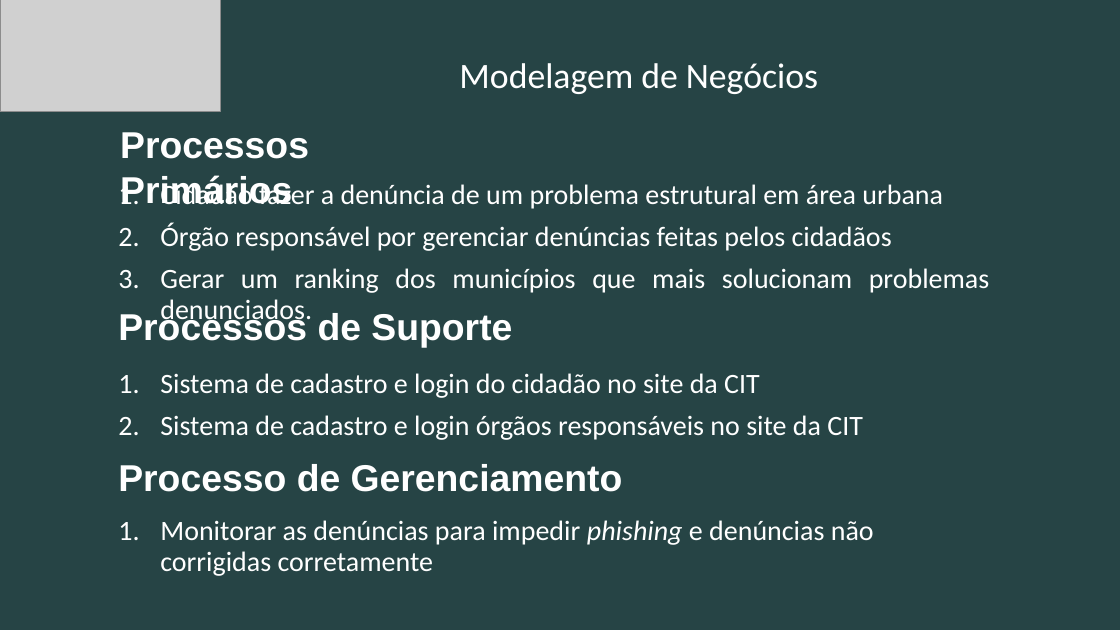
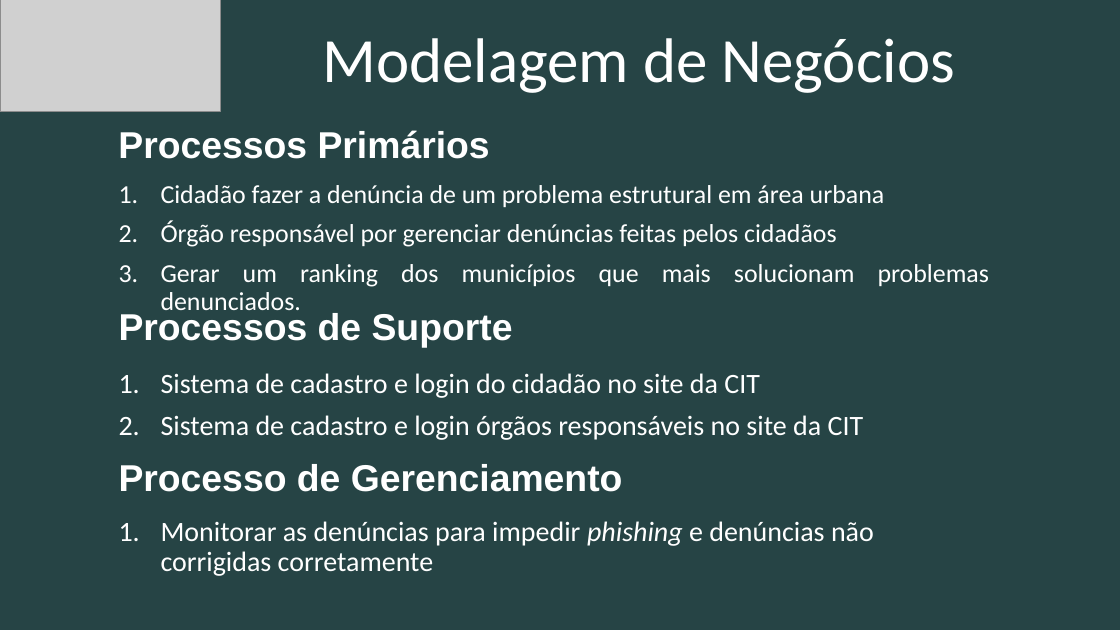
Before and after one commit to ICEI-PUC-Minas-PPLES-TI/plf-es-2020-2-tiii-0940100-cit, a slide deck: slide 6 of Divulgacao/Apresentacao/ProjetoCIT.pptx. Drawn at 1120x630 pixels with LibreOffice and Linux fonts; fonts in the diff are those of the drawing; grey boxes stand for pictures. Boxes give left, top, right and bottom in pixels: in the first picture for what was removed or moved away, otherwise in the second. Text is boxed around its words. In the diff, an @@ line names an element or a change of style, - is before the commit and + after.

```diff
--- a/Divulgacao/Apresentacao/ProjetoCIT.pptx
+++ b/Divulgacao/Apresentacao/ProjetoCIT.pptx
@@ title "Modelagem de Negócios" at (322, 38, 955, 93): size 30.6 to 54 pt @@
@@ text "Processos Primários" rewrapped from (120, 132, 309, 204) to (118, 130, 490, 159) @@
@@ subtitle "Cidadão fazer a denúncia de ..." at (161, 185, 989, 310): size 24 to 22.2 pt @@
```
Also in this commit, not shown: 7 other slides changed.
